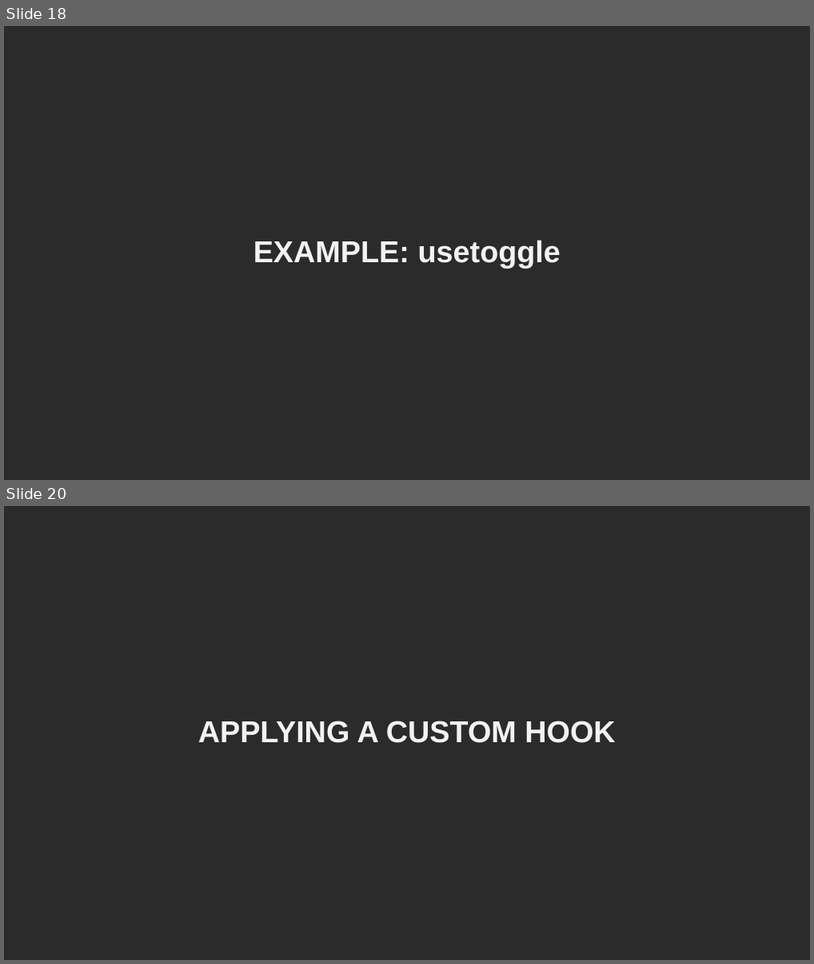
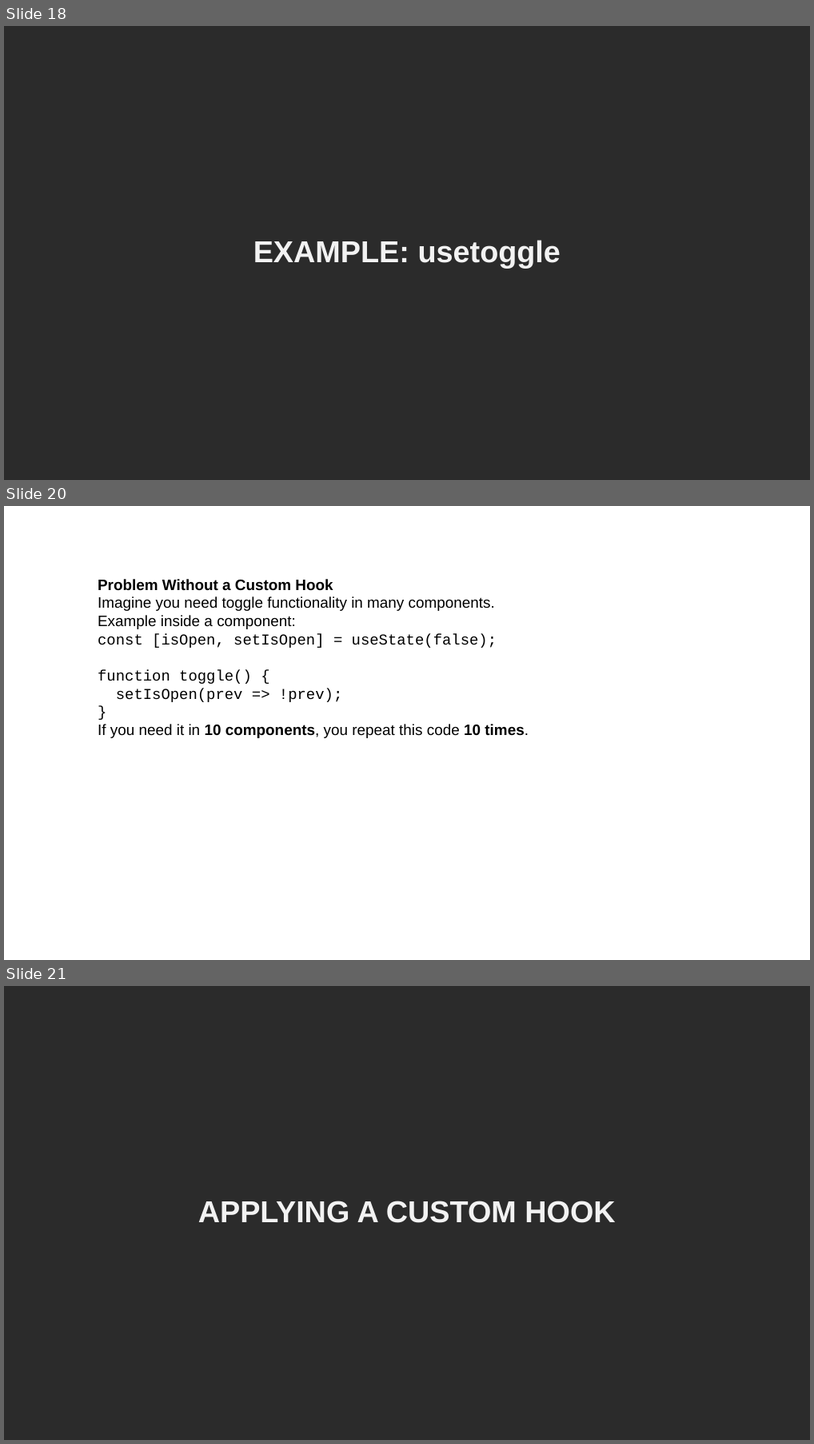
Before and after one commit to NAIT-SDEV2150/SDEV-2150-Jan-2026-Baljeet, a slide deck: PPT/Day-15-Slide-Deck.pptx. Shown one above the other, each under a label of ours: slides 18 and 20 before the commit, slides 18, 20 and 21 after it; the slides between them are not shown. The pictures are 814x964 and 814x1444 pixels, drawn with LibreOffice and Linux fonts; fonts in the diff are those of the drawing; background and template pictures are left out; a plain dark background stands for a picture behind light text. Boxes give left, top, right and bottom in pixels: in the first picture for what was removed or moved away, otherwise in the second. Text is boxed around its words. In the diff, an @@ line names an element or a change of style, - is before the commit and + after.

```diff
--- a/PPT/Day-15-Slide-Deck.pptx
+++ b/PPT/Day-15-Slide-Deck.pptx
@@ slide 20 added at [4, 506, 810, 960], background picture (left out) @@
@@ text added at [98, 579, 529, 738], 18 pt, text #000000 @@
+Problem Without a Custom Hook
+Imagine you need toggle functionality in many components.
+Example inside a component:
+const [isOpen, setIsOpen] = useState(false);
+function toggle() {
+setIsOpen(prev => !prev);
+}
+If you need it in 10 components, you repeat this code 10 times.
@@ what was slide 20 is now slide 21 @@
```
Also in this commit, not shown: 2 slides changed, 1 other file.
